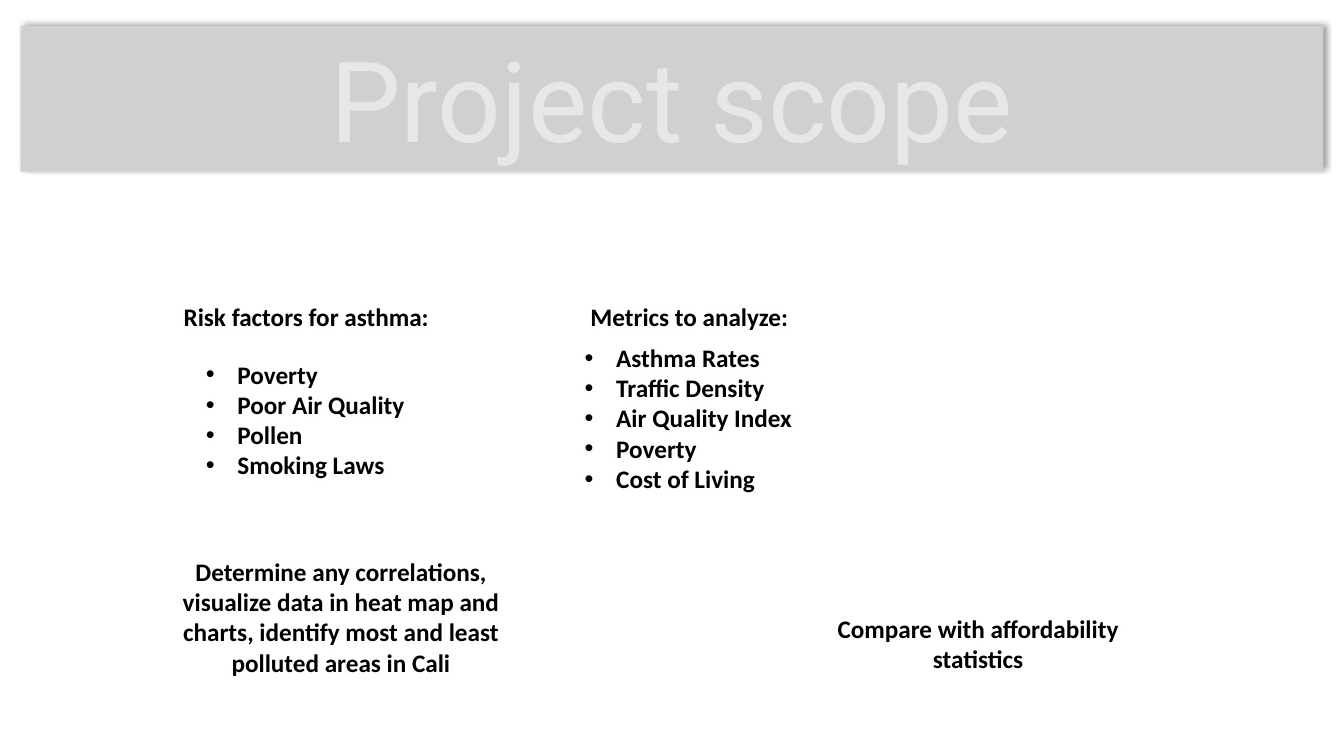
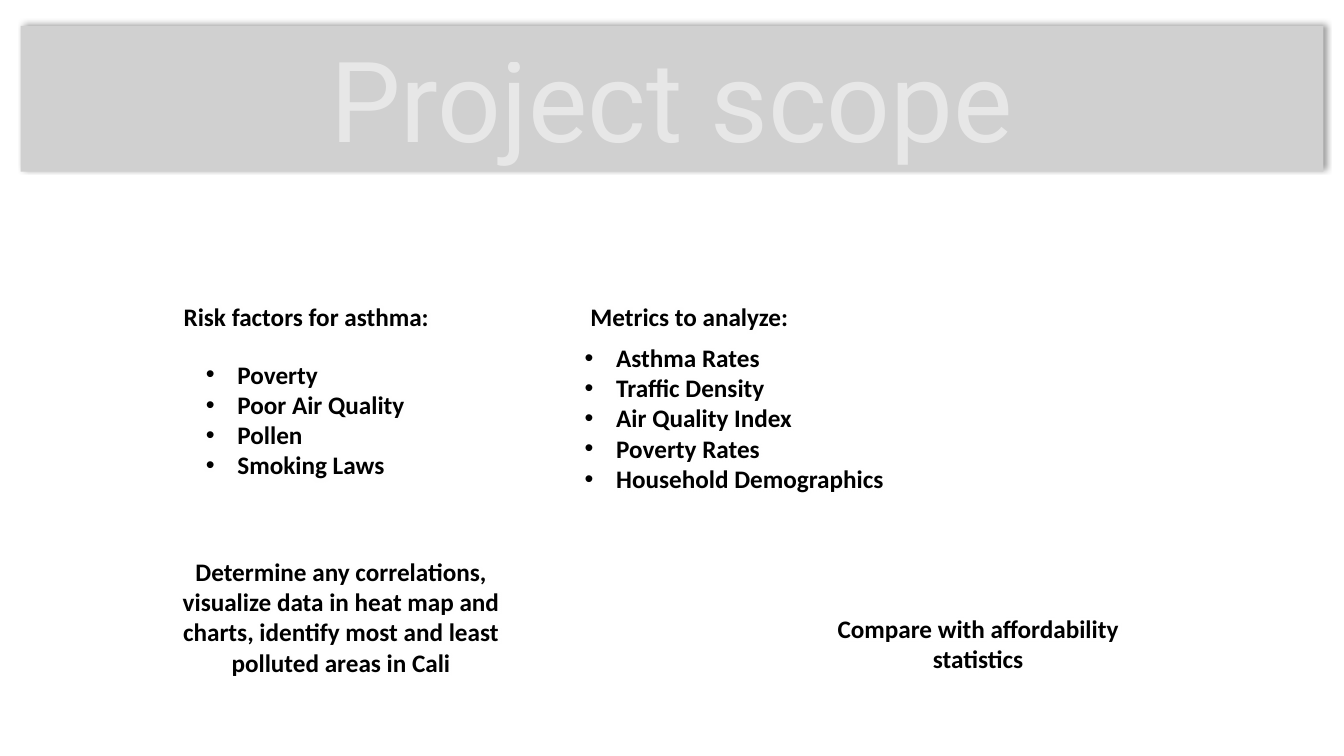
Before and after one commit to cljungkull/Project-2---CaliPolluts, a slide deck: slide 3 of presentation.pptx. Drawn at 1344x756 pixels with LibreOffice and Linux fonts; fonts in the diff are those of the drawing; grey boxes stand for pictures; background and template pictures are left out. Boxes give left, top, right and bottom in pixels: in the first picture for what was removed or moved away, otherwise in the second. Text is boxed around its words. In the diff, an @@ line names an element or a change of style, - is before the commit and + after.

```diff
--- a/presentation.pptx
+++ b/presentation.pptx
@@ text at [616, 441, 883, 493]: text changed @@
-• Poverty
-• Cost of Living
+• Poverty Rates
+• Household Demographics
```
Also in this commit, not shown: 5 other slides changed, 1 other file.
